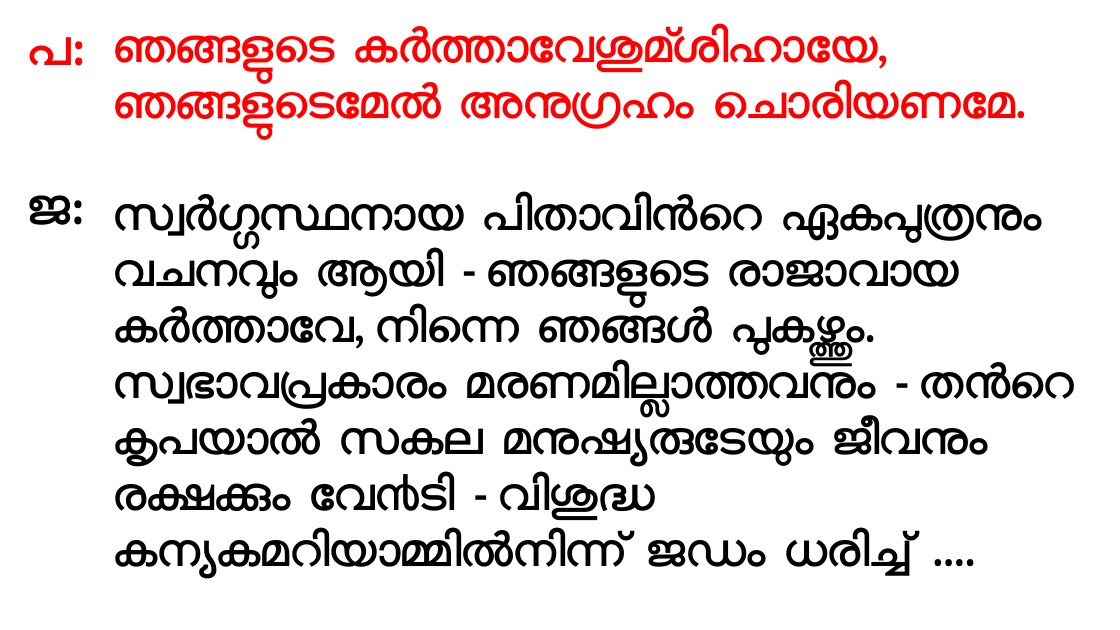
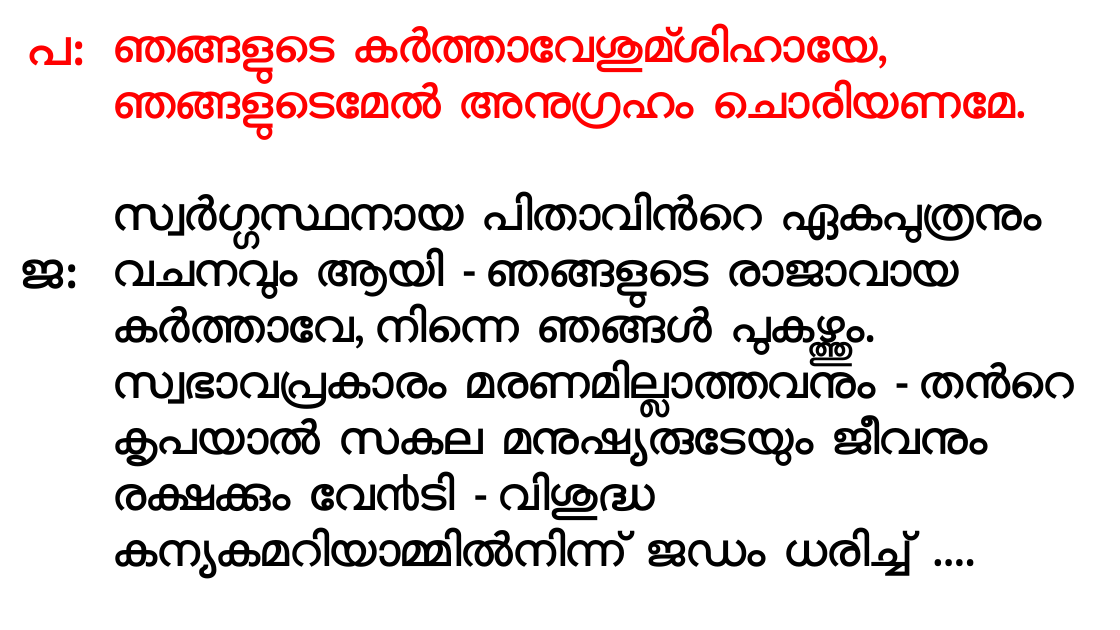
Before and after one commit to gijocode/Church_PPT_Utility, a slide deck: slide 15 of templates/malayalam_service_template.pptx (slide 14 before the commit). Drawn at 1120x630 pixels with LibreOffice and Linux fonts; fonts in the diff are those of the drawing. Boxes give left, top, right and bottom in pixels: in the first picture for what was removed or moved away, otherwise in the second. Text is boxed around its words. In the diff, an @@ line names an element or a change of style, - is before the commit and + after.

```diff
--- a/templates/malayalam_service_template.pptx
+++ b/templates/malayalam_service_template.pptx
@@ text "ജ:": place and size @@
-text "ജ:" at (27,195,85,225)
+text "ജ:" at (21,259,79,289)
```
Also in this commit, not shown: 1 other slide changed, 2 slides added, 2 other files.
